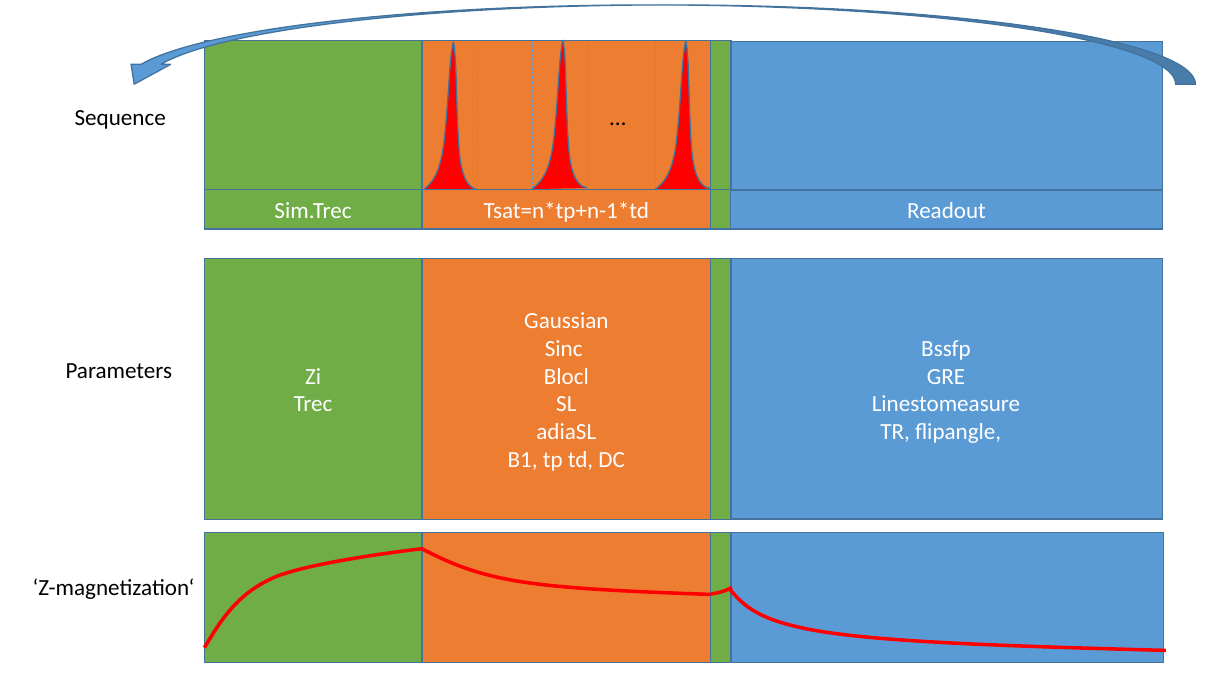
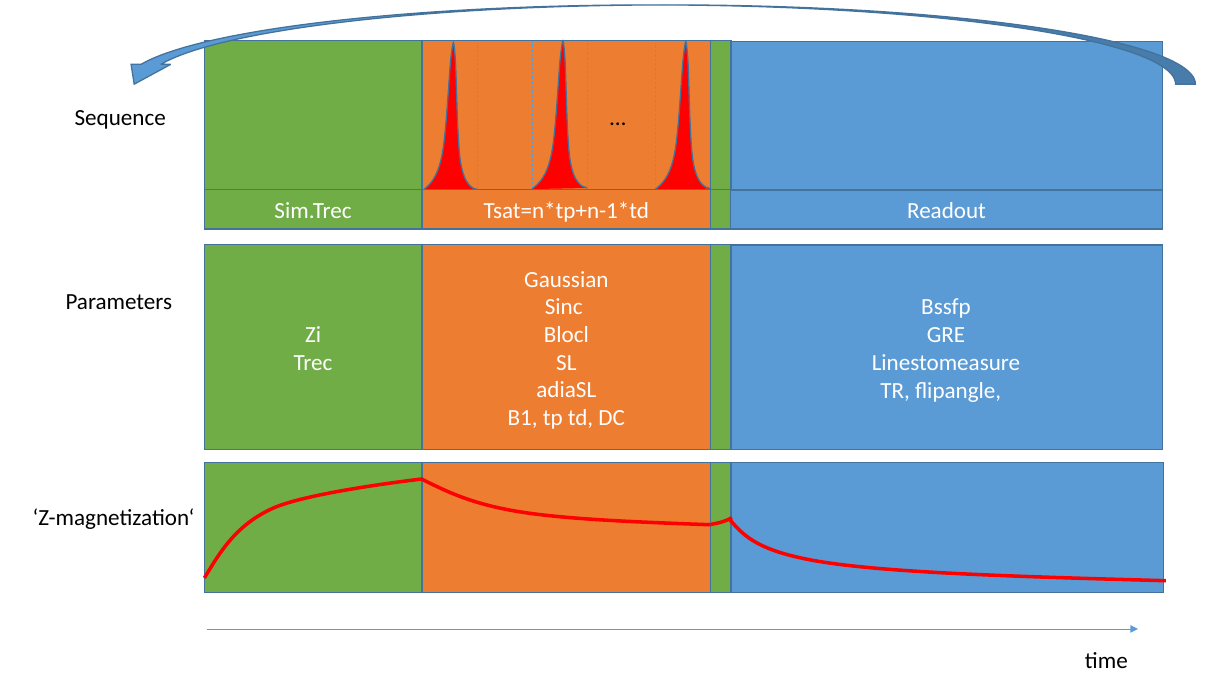
Before and after one commit to cest-sources/BM_sim_fit, a slide deck: slide 3 of BM_tutorial.pptx. Drawn at 1232x693 pixels with LibreOffice and Linux fonts; fonts in the diff are those of the drawing. Boxes give left, top, right and bottom in pixels: in the first picture for what was removed or moved away, otherwise in the second. Text is boxed around its words. In the diff, an @@ line names an element or a change of style, - is before the commit and + after.

Commit message:
minor

```diff
--- a/BM_tutorial.pptx
+++ b/BM_tutorial.pptx
@@ rectangle "Zi": place and size @@
-rectangle "Zi" at <box>204,259,421,519</box>
+rectangle "Zi" at <box>204,245,421,450</box>
@@ rectangle "Gaussian": place and size @@
-rectangle "Gaussian" at <box>422,259,712,519</box>
+rectangle "Gaussian" at <box>422,245,712,450</box>
@@ rectangle: place and size @@
-rectangle at <box>711,259,731,519</box>
+rectangle at <box>711,245,731,450</box>
@@ rectangle "Bssfp": place and size @@
-rectangle "Bssfp" at <box>729,259,1163,519</box>
+rectangle "Bssfp" at <box>729,245,1163,449</box>
@@ 4 rectangles, 4 freeform shapes, 2 texts: place and size @@
-4 rectangles, 4 freeform shapes, 2 texts at <box>33,363,1165,662</box>
+4 rectangles, 4 freeform shapes, 2 texts at <box>33,294,1165,592</box>
@@ arrow added from (207, 629) to (1139, 629), #5B9BD5 0.5 pt @@
@@ text added at <box>1085,652,1128,668</box>, 18 pt, text #000000 @@
+time
```
